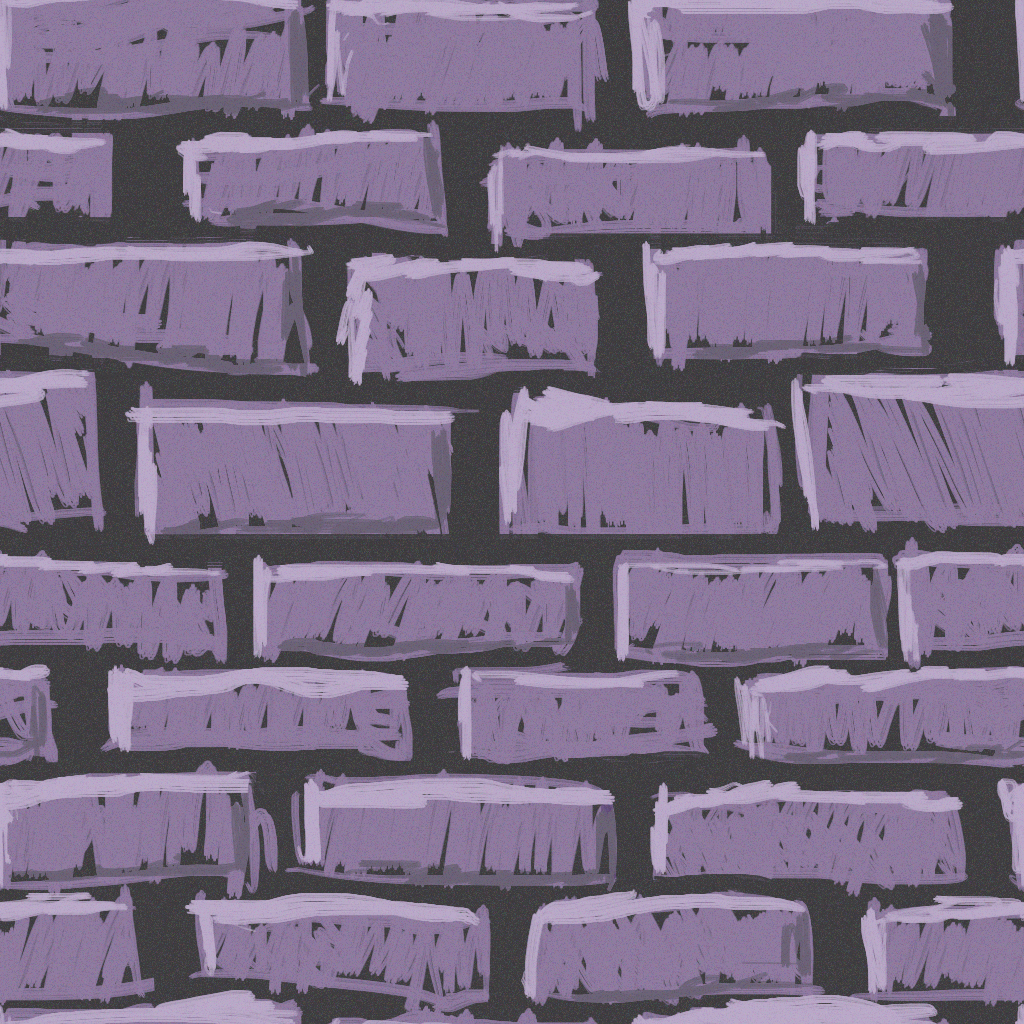
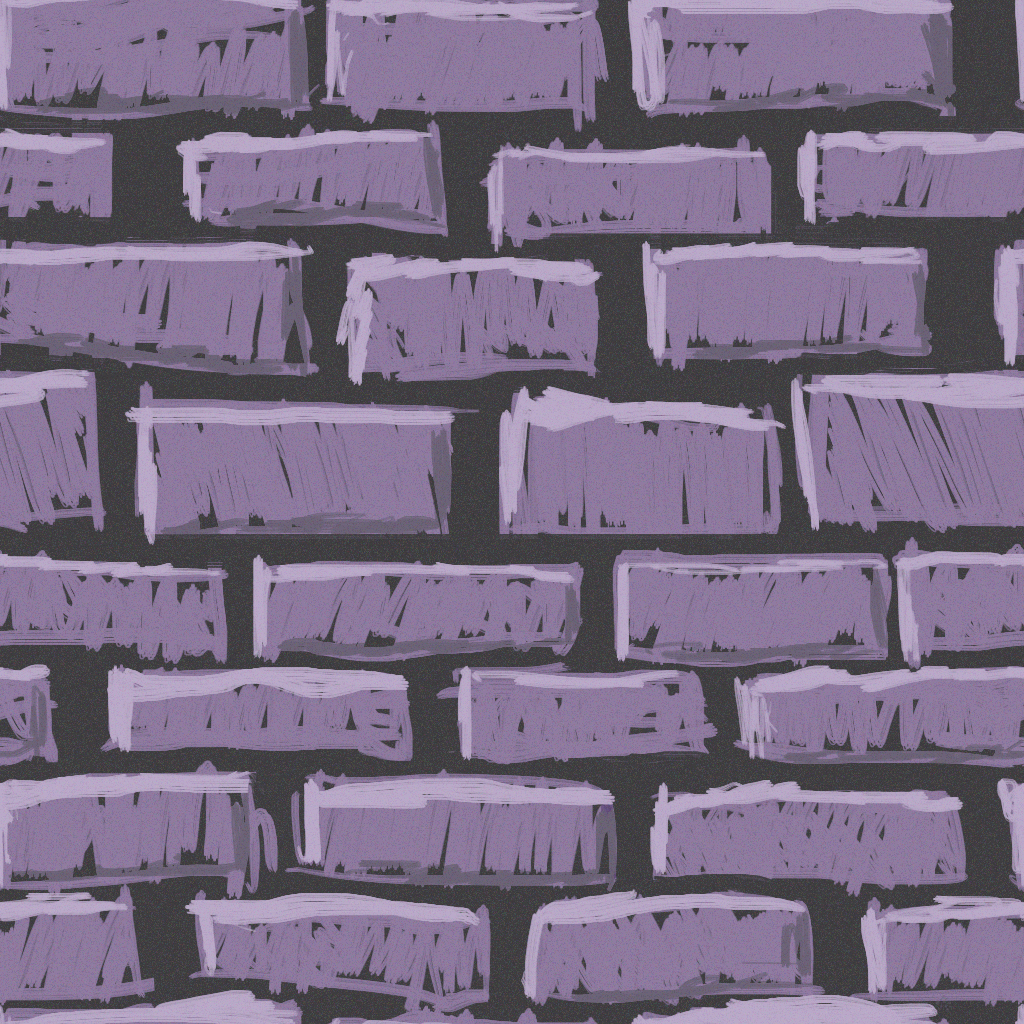
Two versions of the same layered image (w=1024, h=1024). Layer-by-layer changes:
painted on "Paint Layer 3" over [935,995,951,1011]
painted on "Paint Layer 5" over [935,995,951,1011]